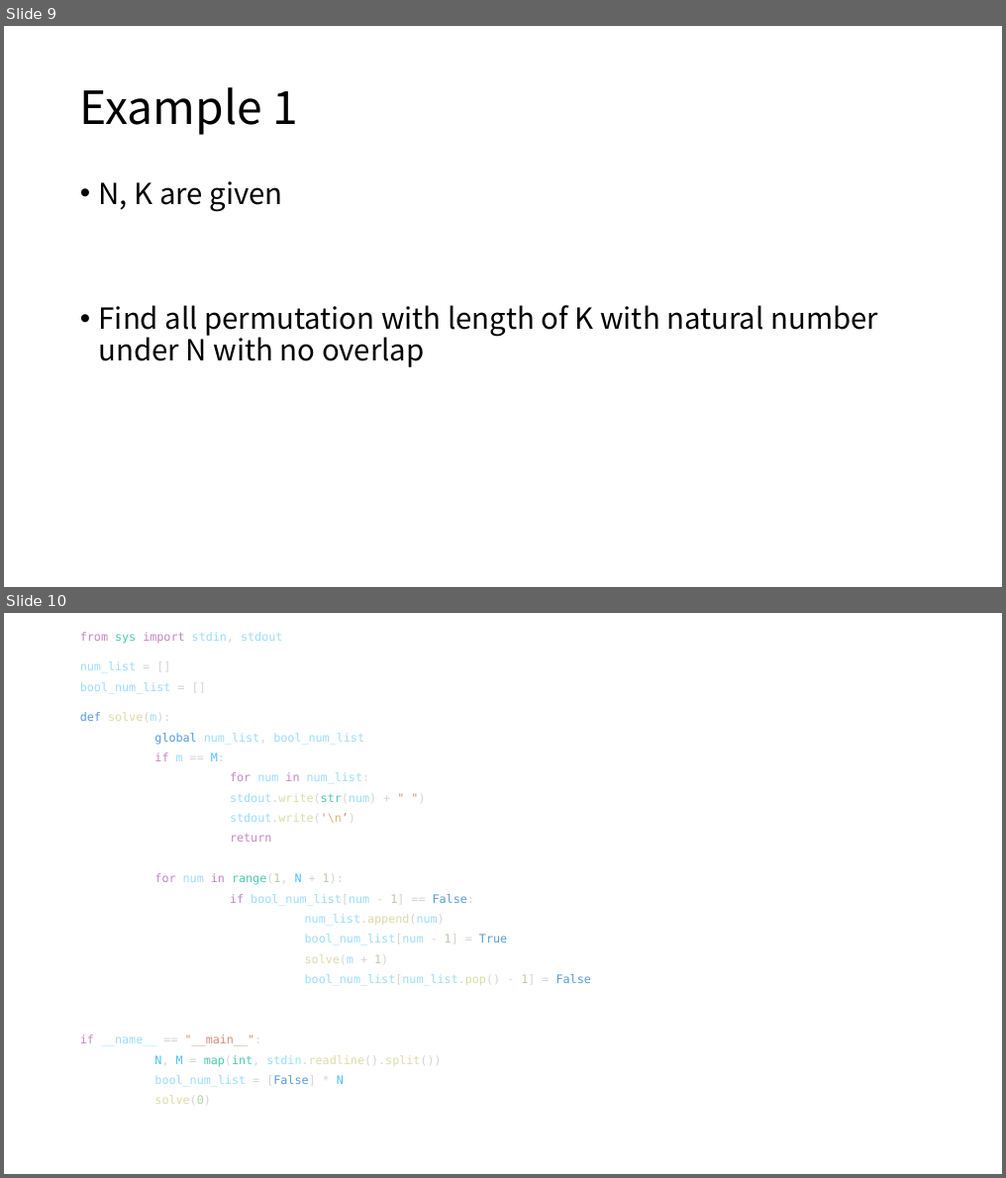
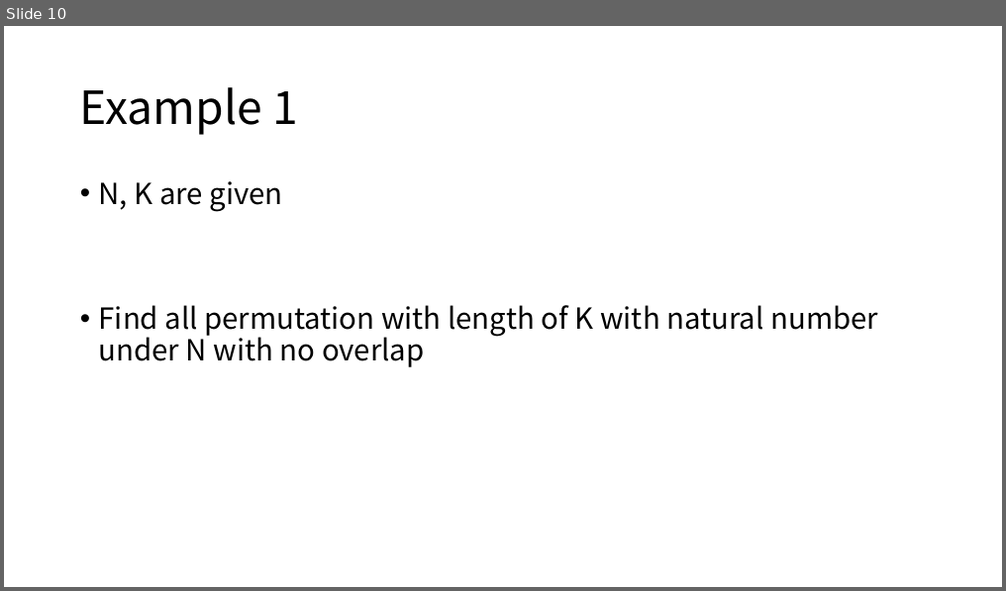
Before and after one commit to Boksam/MyPersonalStudy, a slide deck: Algorithm/1. 백트래킹.pptx. Shown one above the other, each under a label of ours: slides 9 and 10 before the commit, slide 10 after it. The pictures are 1006x1178 and 1006x591 pixels, drawn with LibreOffice and Linux fonts; fonts in the diff are those of the drawing. Boxes give left, top, right and bottom in pixels: in the first picture for what was removed or moved away, otherwise in the second. Text is boxed around its words. In the diff, an @@ line names an element or a change of style, - is before the commit and + after.

```diff
--- a/Algorithm/1. 백트래킹.pptx
+++ b/Algorithm/1. 백트래킹.pptx
@@ slide 10 removed at (4, 613, 1002, 1174), background #FFFFFF @@
@@ text removed at (80, 632, 591, 1104) @@
-from sys import stdin, stdout
-num_list = []
-bool_num_list = []
-def solve(m):
-global num_list, bool_num_list
-if m == M:
-for num in num_list:
-stdout.write(str(num) + " ")
-stdout.write('\n’)
-return
-for num in range(1, N + 1):
-if bool_num_list[num - 1] == False:
-num_list.append(num)
-bool_num_list[num - 1] = True
-solve(m + 1)
-bool_num_list[num_list.pop() - 1] = False
-if __name__ == "__main__":
-N, M = map(int, stdin.readline().split())
-bool_num_list = [False] * N
-solve(0)
@@ what was slide 9 is now slide 10 @@
```
Also in this commit, not shown: 2 slides changed, 3 slides added, 1 other slide removed, 9 other files.
